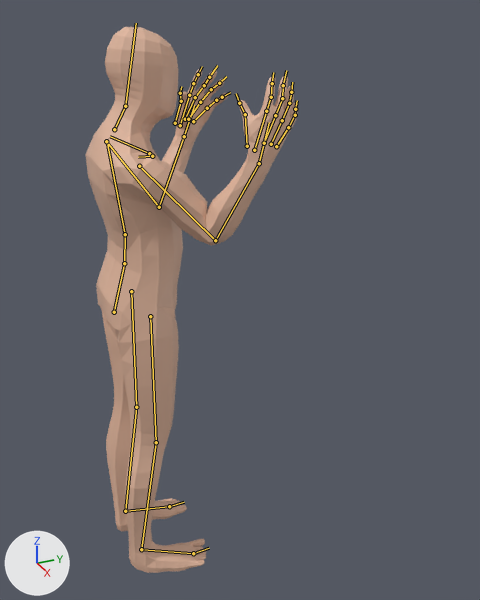
Before and after pictures for a commit that changed the Blender file mods/player/models/player/player.blend.
Both versions are drawn from a 50 mm lens placed at (17.59, -5.16, 17.29), pointed at (0.12, 2.7, 8.55). Arrows for +X, +Y and +Z are at lower left; the lights stay in place. Both versions are drawn at frame 220 of the action 'basemesh_male_rigAction'; the numbers are the values there. The bones that bend it are drawn over the model as lines.

The first picture shows 'basemesh_male'.
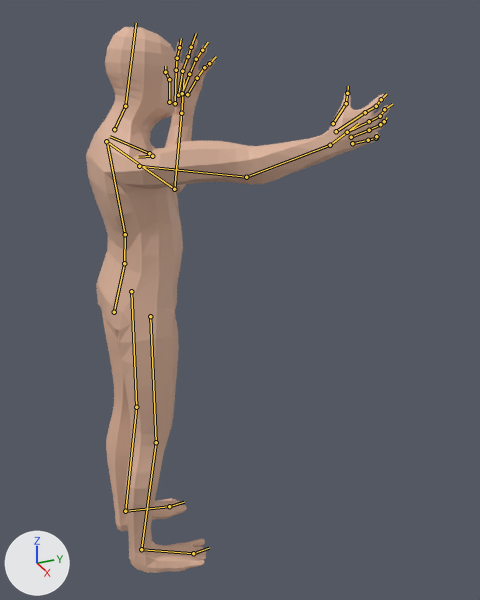
Edits to the bpy script that builds the scene:
```text
Change bone_upper_arm_l:
    where bone_upper_arm_l = bpy.data.objects['basemesh_male_rig'].pose.bones['upper_arm.L']  # child of 'shoulder.L'
    bone_upper_arm_l.rotation_quaternion: (0.889, 0.308, -0.118, -0.319) -> (0.832, 0.421, -0.173, -0.317)  # degrees (39, -1, -40) -> degrees (54, -1, -42)
Change bone_upper_arm_r:
    where bone_upper_arm_r = bpy.data.objects['basemesh_male_rig'].pose.bones['upper_arm.R']  # child of 'shoulder.R'
    bone_upper_arm_r.rotation_quaternion: (0.874, 0.351, 0.149, 0.303) -> (0.689, 0.605, 0.28, 0.285)  # degrees (45, 3, 39) -> degrees (84, 2, 47)
Change bone_forearm_r:
    where bone_forearm_r = bpy.data.objects['basemesh_male_rig'].pose.bones['forearm.R']  # child of 'upper_arm.R'
    bone_forearm_r.rotation_quaternion: (0.781, 0.607, 0.133, -0.064) -> (0.998, -0.059, -0.013, 0.006)  # degrees (76, 17, 4) -> degrees (-7, -1, 1)
```

What differs and where, as boxes [x1, y1, x2, y2] in the pictures (480 x 600 px):
'basemesh_male', posed (43% wider)
    before: [85, 27, 298, 573]
    after: [86, 27, 390, 573]
bone 'upper_arm.L', root to tip
    before: (106, 141) to (159, 207)
    after: (106, 141) to (174, 189)
bone 'upper_arm.R', root to tip
    before: (139, 166) to (215, 240)
    after: (139, 166) to (246, 177)
bone 'forearm.R', root to tip
    before: (215, 240) to (259, 163)
    after: (246, 177) to (330, 145)
